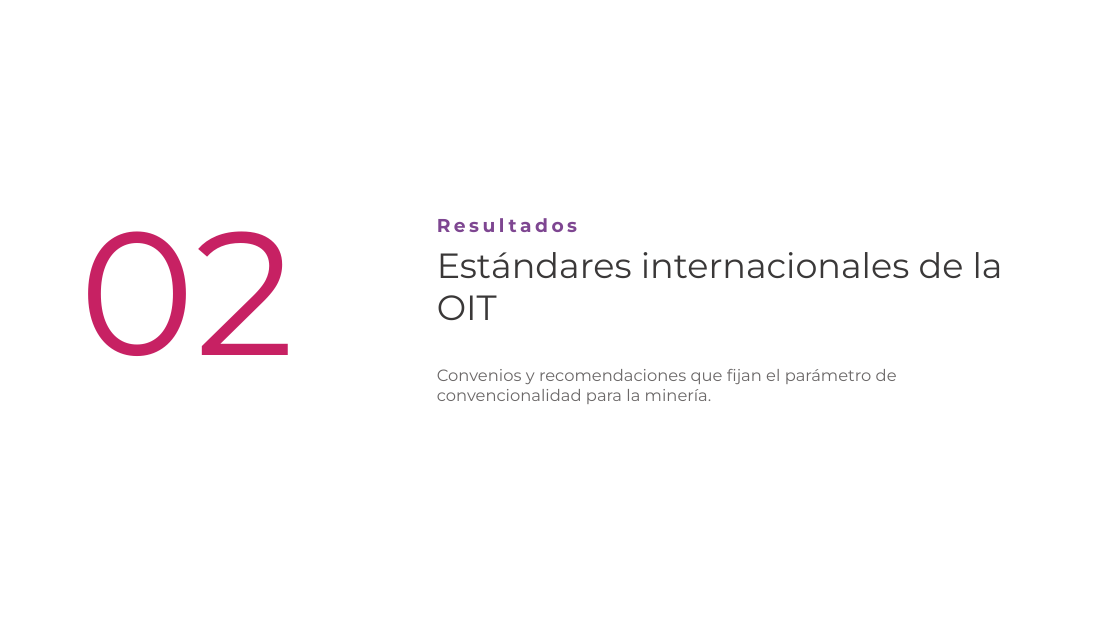
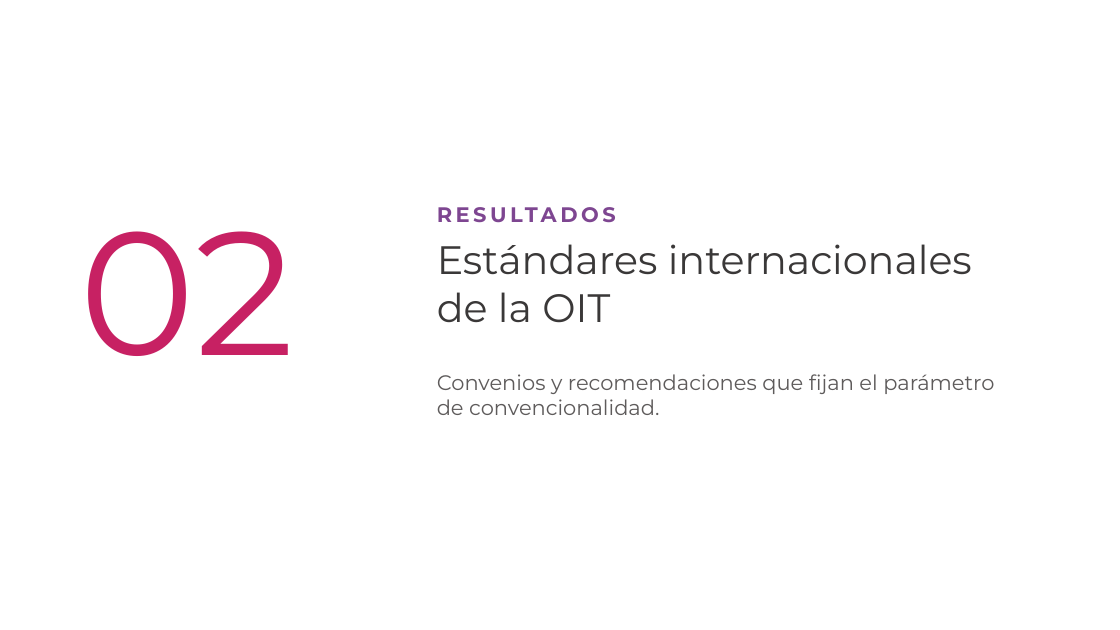
Before and after one commit to davidpinto01222003-jpg/EXTRAPROCESAL, a slide deck: slide 13 of sustentacion/Sustentacion_Pensiones_Riesgos_Laborales_Mineria_UPB.pptx. Drawn at 1120x630 pixels with LibreOffice and Linux fonts; fonts in the diff are those of the drawing; background and template pictures are left out. Boxes give left, top, right and bottom in pixels: in the first picture for what was removed or moved away, otherwise in the second. Text is boxed around its words. In the diff, an @@ line names an element or a change of style, - is before the commit and + after.

```diff
--- a/sustentacion/Sustentacion_Pensiones_Riesgos_Laborales_Mineria_UPB.pptx
+++ b/sustentacion/Sustentacion_Pensiones_Riesgos_Laborales_Mineria_UPB.pptx
@@ text "Estándares internacionales de la OIT": place and size @@
-text "Estándares internacionales de la OIT" at (437, 252, 1003, 320)
+text "Estándares internacionales de la OIT" at (437, 244, 972, 323)
@@ text "Estándares internacionales de la OIT" at (437, 244, 972, 323): size 30 to 34 pt @@
@@ text at (437, 218, 577, 232): text changed; size 16 to 18 pt @@
-Resultados
+RESULTADOS
@@ text at (437, 374, 994, 415): text changed; size 14 to 18 pt; text colour #6B6868 to #5E5B5B @@
-Convenios y recomendaciones que fijan el parámetro de convencionalidad para la minería.
+Convenios y recomendaciones que fijan el parámetro de convencionalidad.
```
Also in this commit, not shown: 23 other slides changed, 1 slide added, 1 other file.
